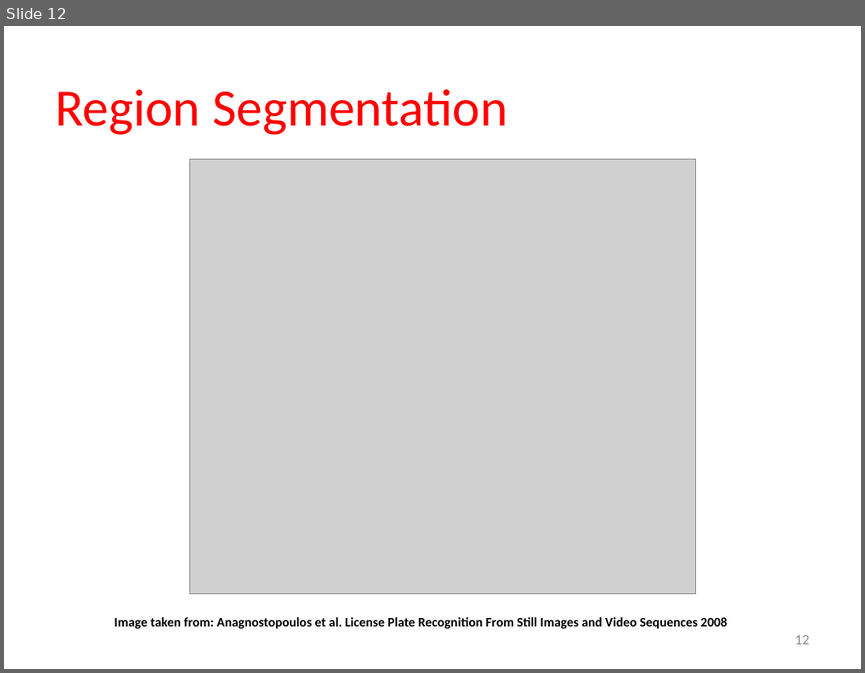
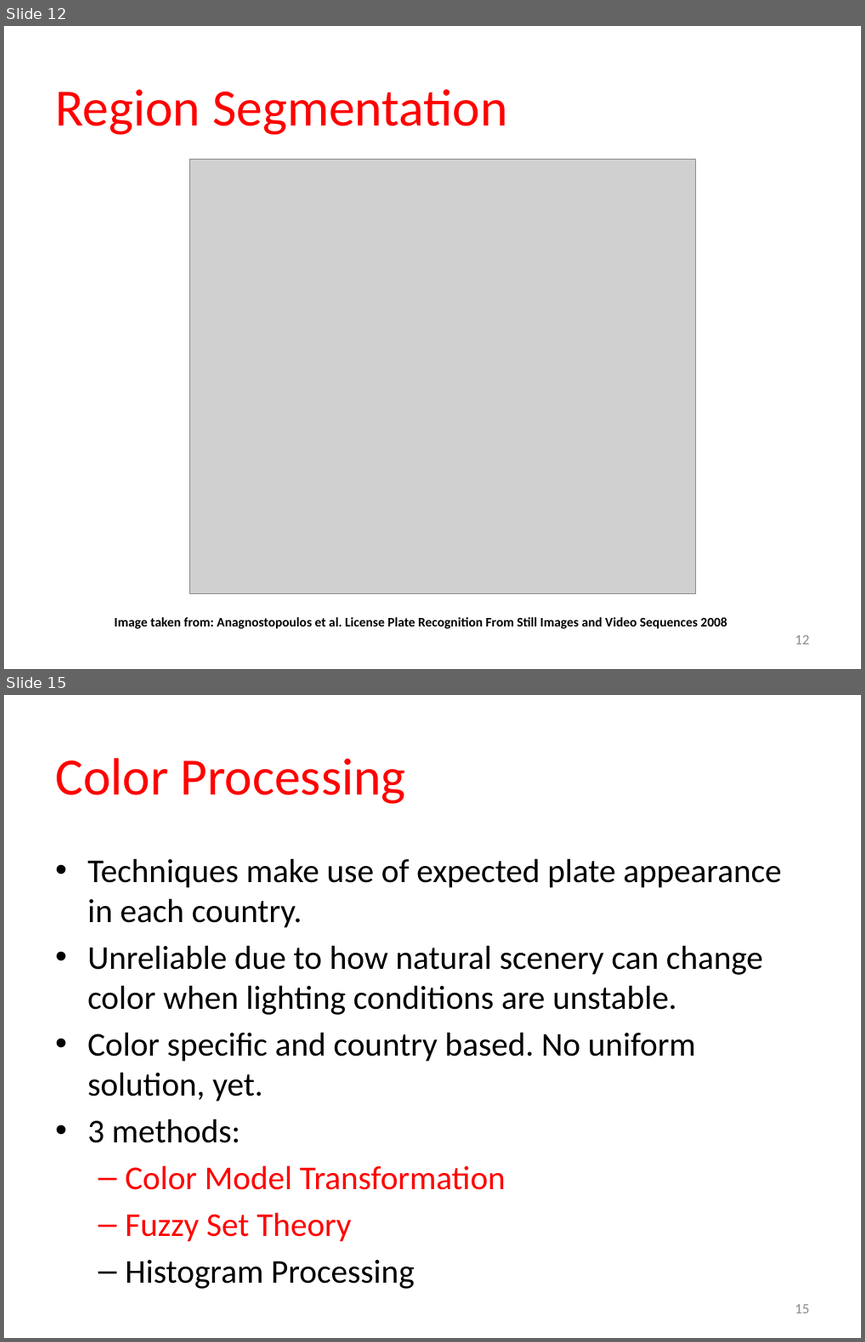
Before and after one commit to thecoderoaster/ECG795, a slide deck: Project/LicensePlateSurveyPresentation_4252013.pptx. Shown one above the other, each under a label of ours: slide 12 before the commit, slides 12 and 15 after it; the slides between them are not shown. The pictures are 865x673 and 865x1342 pixels, drawn with LibreOffice and Linux fonts; fonts in the diff are those of the drawing; grey boxes stand for pictures. Boxes give left, top, right and bottom in pixels: in the first picture for what was removed or moved away, otherwise in the second. Text is boxed around its words. In the diff, an @@ line names an element or a change of style, - is before the commit and + after.

```diff
--- a/Project/LicensePlateSurveyPresentation_4252013.pptx
+++ b/Project/LicensePlateSurveyPresentation_4252013.pptx
@@ slide 15 added at <box>4,695,861,1338</box>, background #FFFFFF @@
@@ title added at <box>55,758,406,804</box>, 44 pt, text #FF0000 @@
+Color Processing
@@ text added at <box>87,858,781,1288</box>, 28 pt, text #000000 @@
+• Techniques make use of expected plate appearance in each country.
+• Unreliable due to how natural scenery can change color when lighting conditions are unstable.
+• Color specific and country based. No uniform solution, yet.
+• 3 methods:
+  – Color Model Transformation
+  – Fuzzy Set Theory
+  – Histogram Processing
@@ page number added at <box>794,1304,809,1313</box>, 12 pt, text #8C8C8C @@
+15
```
Also in this commit, not shown: 1 slide changed, 6 other slides added.
